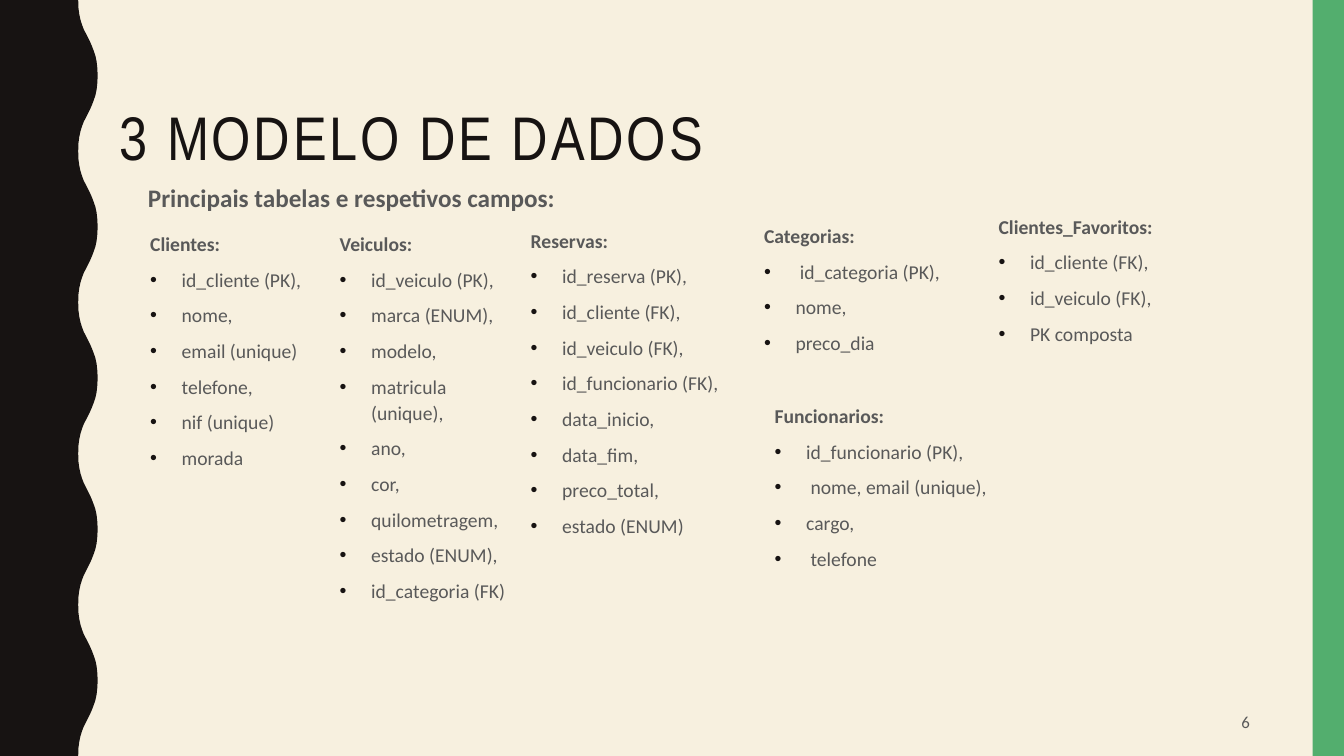
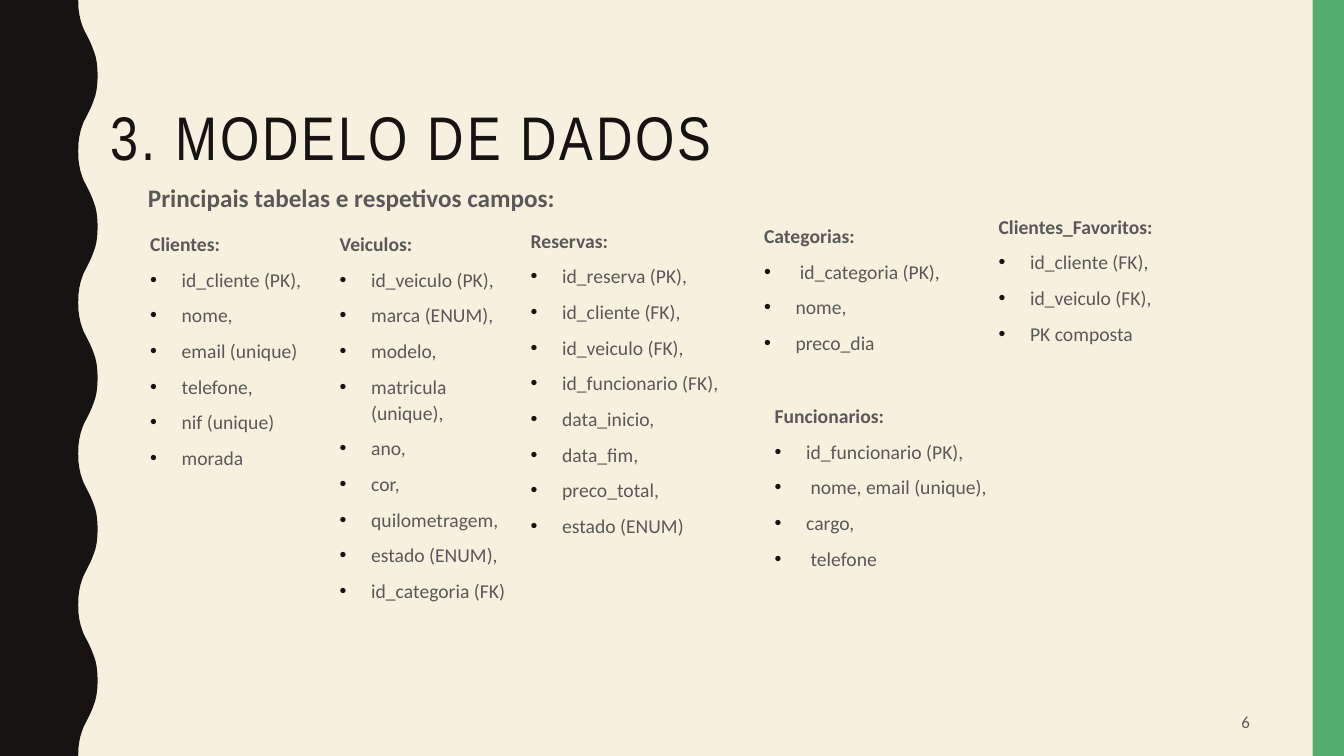
Before and after one commit to inf25dw1g31/M2, a slide deck: slide 6 of presentation/Car4Me.pptx. Drawn at 1344x756 pixels with LibreOffice and Linux fonts; fonts in the diff are those of the drawing. Boxes give left, top, right and bottom in pixels: in the first picture for what was removed or moved away, otherwise in the second. Text is boxed around its words. In the diff, an @@ line names an element or a change of style, - is before the commit and + after.

```diff
--- a/presentation/Car4Me.pptx
+++ b/presentation/Car4Me.pptx
@@ title at (111, 117, 711, 161): text changed @@
-3 MODELO DE DADOS
+3. MODELO DE DADOS
```
Also in this commit, not shown: 4 other slides changed, 4 slides added, 2 slides removed.
